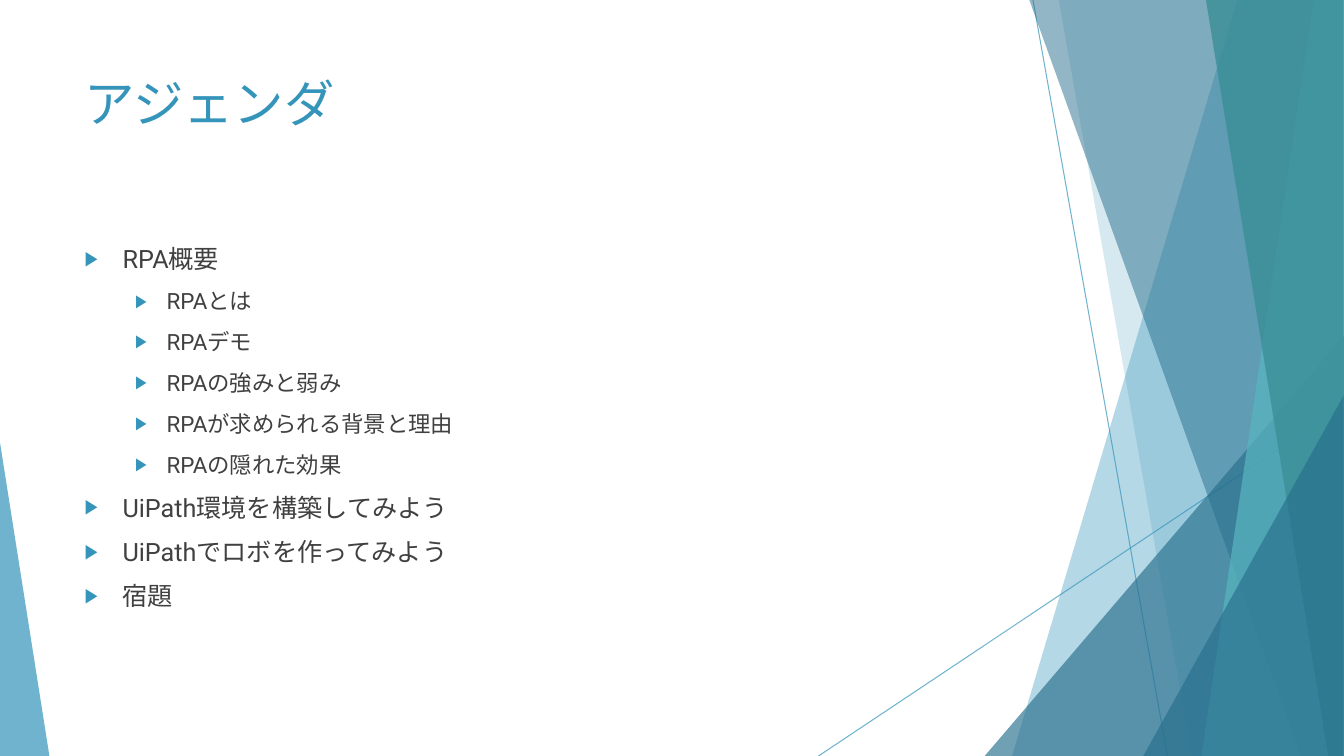
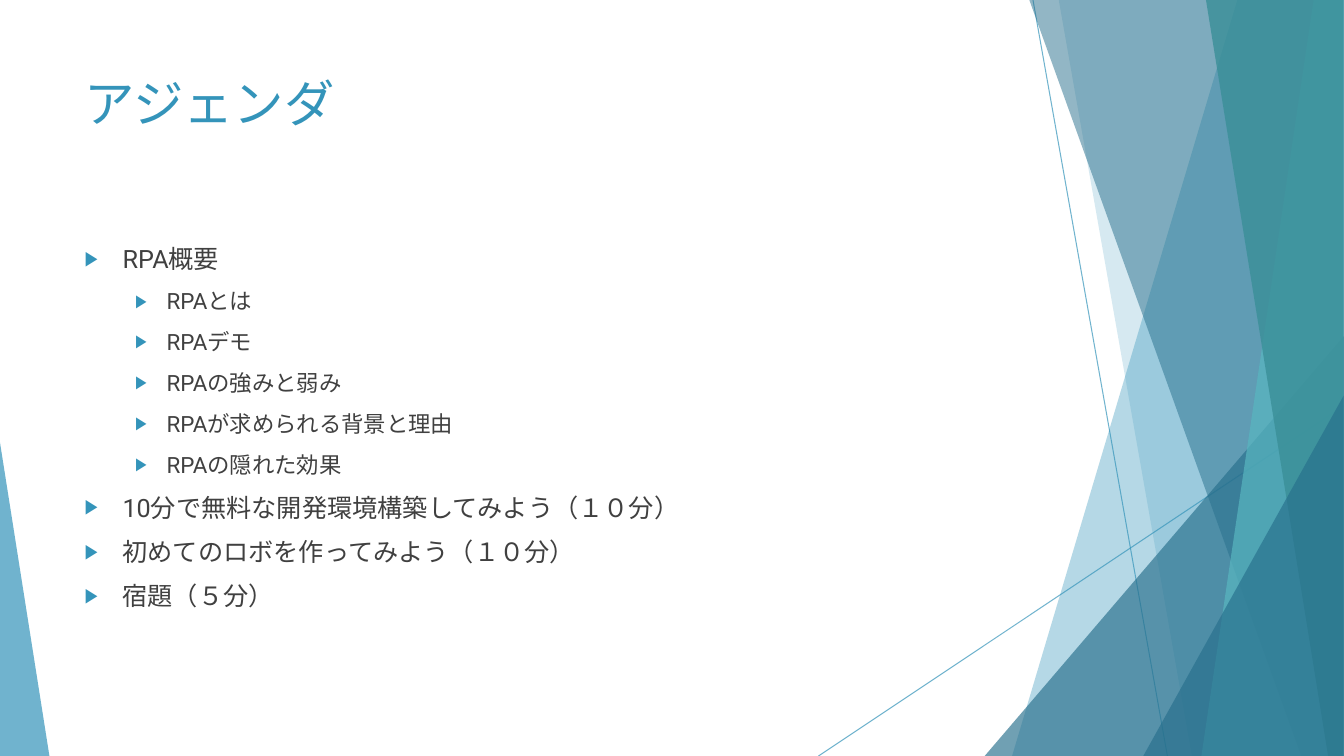
Before and after one commit to huangweijing/rpastudy, a slide deck: slide 2 of 020_RPA技術実施/20210218_RPA概要とUiPath環境構築/20210218_RPA概要とUiPath環境構築.pptx. Drawn at 1344x756 pixels with LibreOffice and Linux fonts; fonts in the diff are those of the drawing. Boxes give left, top, right and bottom in pixels: in the first picture for what was removed or moved away, otherwise in the second. Text is boxed around its words. In the diff, an @@ line names an element or a change of style, - is before the commit and + after.

```diff
--- a/020_RPA技術実施/20210218_RPA概要とUiPath環境構築/20210218_RPA概要とUiPath環境構築.pptx
+++ b/020_RPA技術実施/20210218_RPA概要とUiPath環境構築/20210218_RPA概要とUiPath環境構築.pptx
@@ text at (x1=123, y1=495, x2=680, y2=608): text changed @@
-▶ UiPath環境を構築してみよう
-▶ UiPathでロボを作ってみよう
-▶ 宿題
+▶ 10分で無料な開発環境構築してみよう（１０分）
+▶ 初めてのロボを作ってみよう（１０分）
+▶ 宿題（５分）
```
Also in this commit, not shown: 4 other slides changed, 4 slides added, 1 slide removed, 2 other files.
